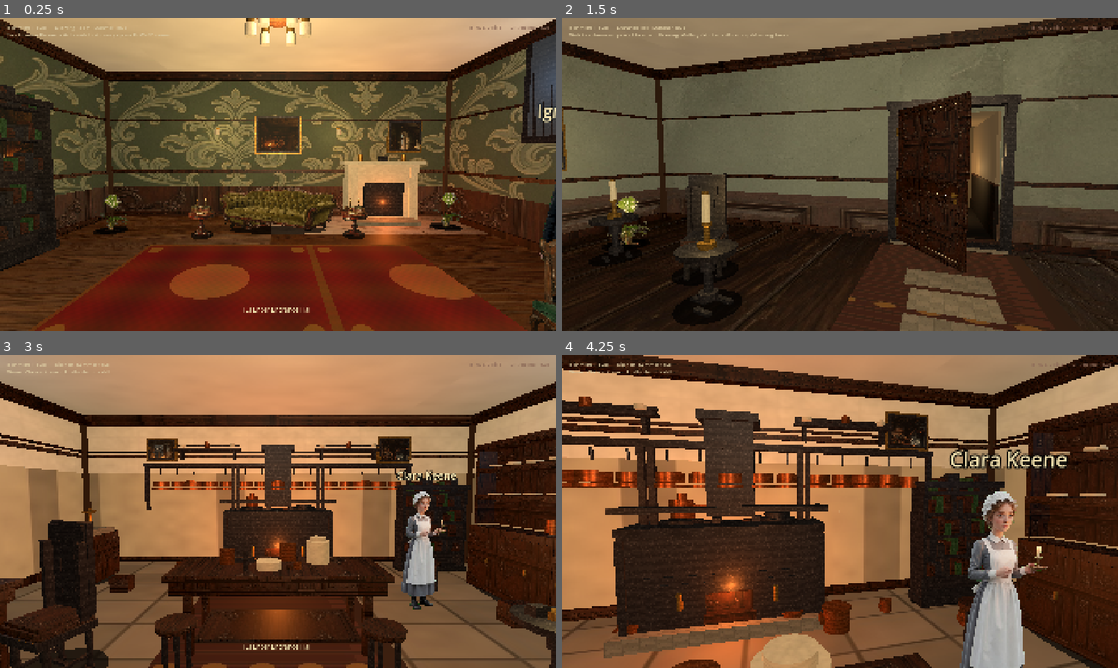
Above: before the commit, frames 1-4 (two rows, left to right).
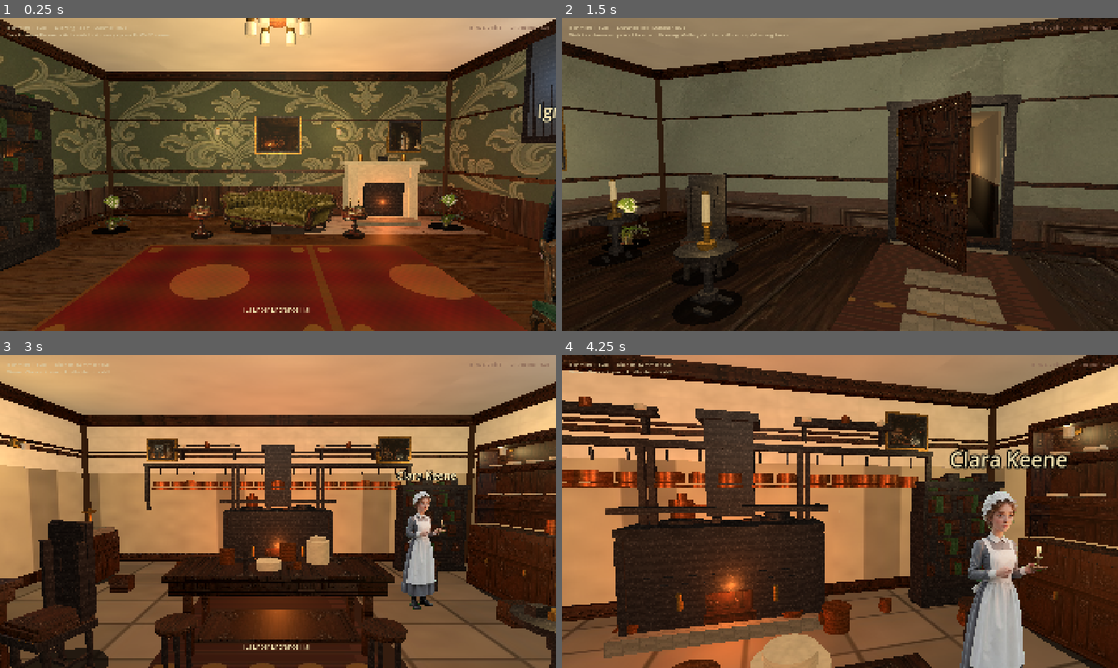
Above: after the commit, the same moments.

Repository: drakewing-eng/aetheric-engine
Game: Godot game, scene res://scenes/fps_main.tscn
Two runs of this game, one before a commit and one after it. Both use one fixed random seed, a clock stepped at 60 frames per second and the inputs below.
Inputs (mouse positions are in pixels of both pictures, inside the frame that each line leads up to):
- Up to frame 1 (0.25 s): no input
- Up to frame 2 (1.5 s): tap Enter at 0.5 s; move the mouse to (867, 174) at 0.52 s; hold E (interact) 0.53-1.28 s; hold W (move_forward) from 0.53 s (still down); click (867, 174) at 0.67 s; move the mouse to (812, 174) at 1.27 s; tap E (interact) at 1.35 s
- Up to frame 3 (3 s): keep holding W (move_forward); tap E (interact) at 2, 2.85 s; move the mouse to (289, 505) at 2.02 s; hold E (interact) 2.03-2.78 s; move the mouse to (272, 517) at 2.77 s; click (272, 517) at 2.92 s
- Up to frame 4 (4.25 s): keep holding W (move_forward); move the mouse to (878, 514) at 3.52 s; hold E (interact) from 3.53 s (still down)

The runs differ from the first frame. In frame 1, 0.7% of the frame differs, in the area x 0-99%, y 2-72%; in frame 2, 1.0%; in frame 3, 6.6%, in the area x 0-100%, y 0-75%; in frame 4, 4.8%.

Commit message:
visual loop 34: sconces kitchen/gallery/workshop, thicker skirting, plant sink

Diff:
--- a/aetheric-engine-godot/scripts/fps_props.gd
+++ b/aetheric-engine-godot/scripts/fps_props.gd
@@ -850,19 +850,18 @@
 			bp["face_camera"] = true
 			bp["cross_planes"] = false
 			# Short/wide cards; deep sink grounds pot in FIXED_Y view
-			var ph: float = float(bp.get("height", 1.2))
-			var pw: float = float(bp.get("width", 0.85))
-			if ph > 1.2:
-				ph = 1.2
-			if pw < ph * 0.8:
-				pw = ph * 0.85
+			var ph: float = float(bp.get("height", 1.15))
+			var pw: float = float(bp.get("width", 0.9))
+			if ph > 1.15:
+				ph = 1.15
+			if pw < ph * 0.85:
+				pw = ph * 0.9
 			bp["height"] = ph
 			bp["width"] = pw
-			bp["sink"] = 0.24
+			bp["sink"] = 0.26
 			bp["mesh_pot"] = false
-			# Tiny soil disc under card — grounds without dual-pot silhouette
 			var root_plant := _make_billboard_prop(bp)
-			_add_contact_shadow(root_plant, pw * 0.35, pw * 0.28)
+			_add_contact_shadow(root_plant, pw * 0.4, pw * 0.32)
 			return root_plant
 	var root := Node3D.new()
 	root.name = "Plant"
--- a/aetheric-engine-godot/scripts/fps_room_builder.gd
+++ b/aetheric-engine-godot/scripts/fps_room_builder.gd
@@ -76,15 +76,15 @@
 
 func _add_skirting(w: float, d: float, room_h: float = 3.5) -> void:
 	## Period baseboard — thick enough to mask floor/wall join shimmer.
-	var board_h := 0.14
-	var thick := 0.055
-	var half_w := w * 0.5 - 0.06
-	var half_d := d * 0.5 - 0.06
+	var board_h := 0.18
+	var thick := 0.07
+	var half_w := w * 0.5 - 0.05
+	var half_d := d * 0.5 - 0.05
 	var boards := [
-		[Vector3(0, board_h * 0.5, -half_d), Vector3(w - 0.15, board_h, thick)],
-		[Vector3(0, board_h * 0.5, half_d), Vector3(w - 0.15, board_h, thick)],
-		[Vector3(-half_w, board_h * 0.5, 0), Vector3(thick, board_h, d - 0.15)],
-		[Vector3(half_w, board_h * 0.5, 0), Vector3(thick, board_h, d - 0.15)],
+		[Vector3(0, board_h * 0.5, -half_d), Vector3(w - 0.12, board_h, thick)],
+		[Vector3(0, board_h * 0.5, half_d), Vector3(w - 0.12, board_h, thick)],
+		[Vector3(-half_w, board_h * 0.5, 0), Vector3(thick, board_h, d - 0.12)],
+		[Vector3(half_w, board_h * 0.5, 0), Vector3(thick, board_h, d - 0.12)],
 	]
 	var wood_tex: Texture2D = _load_texture("res://assets/rooms/textures/victorian/furniture_wood.jpg")
 	for i in boards.size():
--- a/aetheric-engine-godot/scripts/fps_rooms.gd
+++ b/aetheric-engine-godot/scripts/fps_rooms.gd
@@ -346,6 +346,13 @@
 			{"kind": "side_table", "pos": [-5.5, 0.0, 0.5], "yaw": 90.0},
 			{"kind": "stool", "pos": [2.8, 0.0, 1.2], "yaw": -25.0},
 			{"kind": "copper_pot", "pos": [3.5, 0.0, -3.5], "scale": 0.6},
+			{"kind": "wall_sconce", "pos": [-7.5, 0.0, 0.0], "yaw": 90.0, "height": 2.4},
+			{"kind": "wall_sconce", "pos": [7.5, 0.0, -1.5], "yaw": -90.0, "height": 2.4},
+			{"kind": "wall_sconce", "pos": [2.0, 0.0, -5.6], "yaw": 0.0, "height": 2.5},
+			{"kind": "wall_sconce", "pos": [-2.0, 0.0, -5.6], "yaw": 0.0, "height": 2.5},
+			{"kind": "crate", "pos": [4.0, 0.0, 4.0], "scale": 0.75},
+			{"kind": "crate", "pos": [-4.5, 0.0, 4.2], "scale": 0.6},
+			{"kind": "stool", "pos": [-4.0, 0.0, -3.0], "yaw": 40.0},
 			{
 				"kind": "rug",
 				"pos": [0.0, 0.0, -1.0],
@@ -571,6 +578,10 @@
 			{"kind": "crate", "pos": [1.8, 0.0, -2.0], "scale": 0.65},
 			{"kind": "copper_pot", "pos": [-1.5, 0.0, -0.8], "scale": 0.7},
 			{"kind": "stool", "pos": [-0.2, 0.0, 2.5], "yaw": 15.0},
+			{"kind": "wall_sconce", "pos": [-4.3, 0.0, 0.0], "yaw": 90.0, "height": 2.3},
+			{"kind": "wall_sconce", "pos": [4.3, 0.0, 1.5], "yaw": -90.0, "height": 2.3},
+			{"kind": "wall_sconce", "pos": [-1.5, 0.0, -4.15], "yaw": 0.0, "height": 2.35},
+			{"kind": "wall_sconce", "pos": [1.5, 0.0, -4.15], "yaw": 0.0, "height": 2.35},
 		],
 		"doors": [
 			{
@@ -788,6 +799,10 @@
 			{"kind": "wall_shelf", "pos": [-3.9, 0.0, 0.0], "yaw": 90.0, "width": 2.2, "shelf_y": 2.5},
 			{"kind": "wall_shelf", "pos": [3.9, 0.0, -0.5], "yaw": -90.0, "width": 2.0, "shelf_y": 2.5},
 			{"kind": "pot_rack", "pos": [0.0, 0.0, 3.35], "yaw": 0.0},
+			{"kind": "wall_sconce", "pos": [-3.8, 0.0, 2.0], "yaw": 90.0, "height": 2.35},
+			{"kind": "wall_sconce", "pos": [3.8, 0.0, 1.5], "yaw": -90.0, "height": 2.35},
+			{"kind": "wall_sconce", "pos": [-2.0, 0.0, -3.7], "yaw": 0.0, "height": 2.4},
+			{"kind": "wall_sconce", "pos": [2.0, 0.0, -3.7], "yaw": 0.0, "height": 2.4},
 		],
 		"doors": [
 			{
